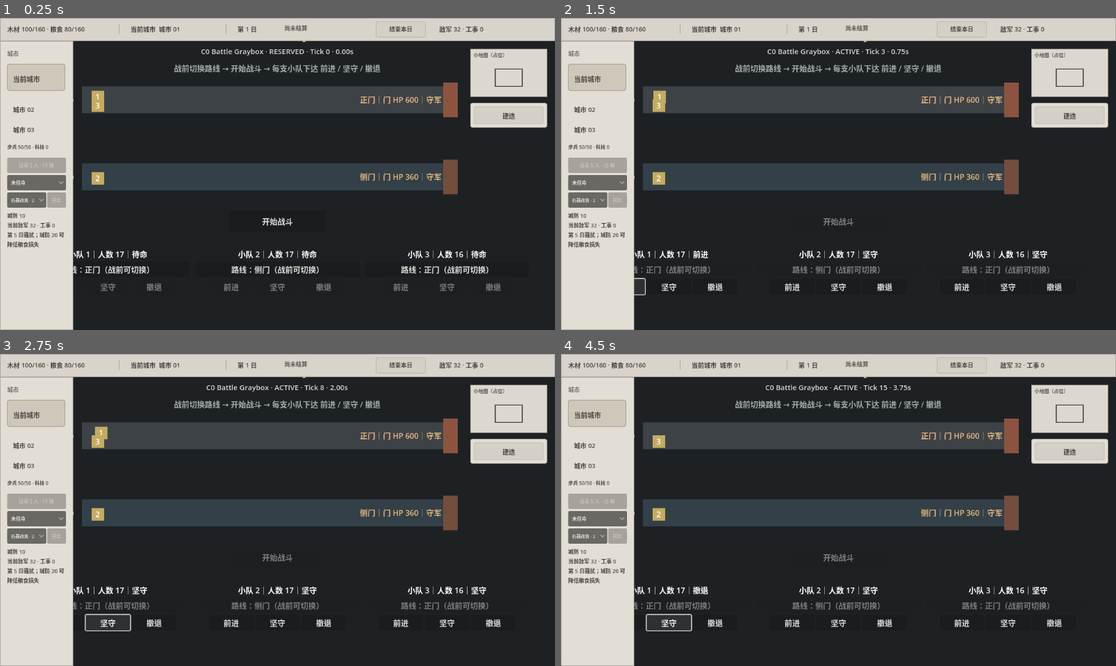
Above: before the commit, frames 1-4 (two rows, left to right).
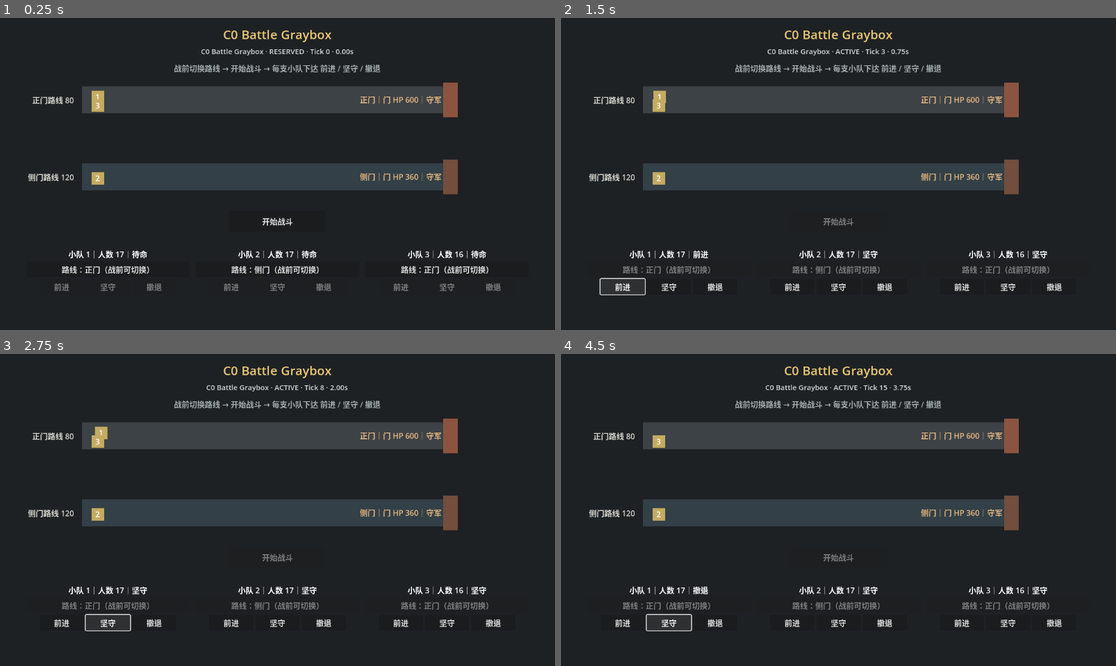
Above: after the commit, the same moments.

Repository: dodabojcuk-sys/Peace-Under-Heaven
Game: Godot game, scene res://scenes/c0_battle_graybox.tscn
Two runs of this game, one before a commit and one after it. Both use one fixed random seed, a clock stepped at 60 frames per second and the inputs below. This scene is started directly instead of the project's main scene.
Inputs:
- Up to frame 1 (0.25 s): no input
- Up to frame 2 (1.5 s): click "开始战斗" at 0.5 s; click "前进" at 1.25 s
- Up to frame 3 (2.75 s): click "坚守" at 2 s
- Up to frame 4 (4.5 s): click "撤退" at 2.75 s; click "前进" at 3.5 s; click "坚守" at 4.25 s

The runs differ from the first frame. In frame 1, 23% of the frame differs, in the area x 0-100%, y 0-100%; in frame 2, 23%; in frame 3, 23%; in frame 4, 23%.

Commit message:
test: close out C0 combat graybox

Diff:
--- a/scripts/combat/c0_battle_graybox.gd
+++ b/scripts/combat/c0_battle_graybox.gd
@@ -38,6 +38,8 @@
 
 var city_scene: Node2D
 var city_controller: Node
+var city_ui: CanvasLayer
+var city_camera: Camera2D
 var request: BattleRequest
 var _squad_ui: Dictionary = {}
 var _squad_markers: Dictionary = {}
@@ -140,13 +142,22 @@
 	result_panel.visible = false
 	result_input_blocker.visible = false
 	$UI/RootPanel.visible = false
+	city_ui.visible = true
 	city_scene.visible = true
 	city_scene.process_mode = Node.PROCESS_MODE_INHERIT
+	city_camera.enabled = true
+	city_camera.make_current()
 	return true
 
 
 func _complete_return_after_input_guard() -> void:
-	await get_tree().process_frame
+	var return_to_city := coordinator.return_contract
+	while (
+		return_to_city != null
+		and Engine.get_process_frames()
+			< return_to_city.city_input_restore_frame
+	):
+		await get_tree().process_frame
 	complete_return_for_test(Engine.get_process_frames())
 
 
@@ -154,7 +165,11 @@
 	city_scene = CITY_SCENE.instantiate()
 	city_container.add_child(city_scene)
 	city_controller = city_scene.get_node("ConstructionController")
+	city_ui = city_scene.get_node("UI")
+	city_camera = city_scene.get_node("Camera2D")
 	city_controller.infantry_count = DEBUG_PLAYER_COUNT
+	city_ui.visible = false
+	city_camera.enabled = false
 	city_scene.visible = false
 	city_scene.process_mode = Node.PROCESS_MODE_DISABLED
 	coordinator.configure(city_controller)
--- a/tests/run_c0c_graybox_scene_smoke.gd
+++ b/tests/run_c0c_graybox_scene_smoke.gd
@@ -34,8 +34,9 @@
 	)
 	_check(
 		not scene.city_scene.visible
+			and not scene.city_ui.visible
 			and scene.city_scene.process_mode == Node.PROCESS_MODE_DISABLED,
-		"战斗期间城市画面隐藏且输入处理禁用"
+		"战斗期间城市及 CanvasLayer 隐藏且输入处理禁用"
 	)
 	_check(
 		scene.request.phase == BattleRequest.PHASE_RESERVED,
--- a/tests/run_c0d_result_writeback_smoke.gd
+++ b/tests/run_c0d_result_writeback_smoke.gd
@@ -94,7 +94,7 @@
 		"重复确认返回同一摘要且不重复修改兵力或资源"
 	)
 
-	var return_contract := scene.request_return_to_city()
+	var return_contract := scene.coordinator.request_return_to_city()
 	_check(
 		return_contract != null
 			and not scene.complete_return_for_test(
@@ -102,21 +102,25 @@
 			),
 		"返回城市在至少一个输入保护帧前拒绝恢复"
 	)
-	_check(
-		scene.complete_return_for_test(
-			return_contract.city_input_restore_frame
-		)
+	scene.request_return_to_city()
+	await process_frame
+	await process_frame
+	_check(
+		not scene.get_node("UI/RootPanel").visible
 			and scene.complete_return_for_test(
 				return_contract.city_input_restore_frame
 			),
-		"达到保护帧后返回成功且重复返回幂等"
+		"异步达到保护帧后返回成功且重复返回幂等"
 	)
 	_check(
 		scene.city_scene.visible
 			and scene.city_scene.process_mode
 				== Node.PROCESS_MODE_INHERIT
+			and scene.city_camera.enabled
+			and scene.get_viewport().get_camera_2d()
+				== scene.city_camera
 			and not scene.get_node("UI/RootPanel").visible,
-		"返回后恢复城市画面与输入并隐藏战斗 UI"
+		"返回后恢复城市画面、Camera2D 与输入并隐藏战斗 UI"
 	)
 
 	await _check_historical_replay_without_reward(
--- /dev/null
+++ b/tests/run_c0e_combat_contract_smoke.gd
@@ -0,0 +1,297 @@
+extends SceneTree
+
+
+const CITY_SCENE: PackedScene = preload("res://scenes/blank_map.tscn")
+
+var failures: Array[String] = []
+
+
+func _initialize() -> void:
+	call_deferred("_run")
+
+
+func _run() -> void:
+	await _check_outcome_writebacks()
+	_check_route_choices()
+	_check_render_sampling_independence()
+	_finish()
+
+
+func _check_outcome_writebacks() -> void:
+	var victory: Dictionary = await _run_city_battle(
+		50,
+		1,
+		32,
+		0,
+		BattleOrder.Command.ADVANCE,
+		CommittedForceSnapshot.SIDE_ROUTE
+	)
+	_check(
+		victory.result.outcome == BattleOutcome.Value.VICTORY
+			and int(victory.after.infantry_count)
+				== 50 - int(victory.result.casualty_count)
+			and bool(victory.summary.first_clear_granted),
+		"胜利结果写回实际伤亡并授予一次首通"
+	)
+
+	var defeat: Dictionary = await _run_city_battle(
+		1,
+		12,
+		64,
+		2,
+		BattleOrder.Command.ADVANCE,
+		CommittedForceSnapshot.FRONT_ROUTE
+	)
+	_check(
+		defeat.result.outcome == BattleOutcome.Value.DEFEAT
+			and int(defeat.result.survivor_count) == 0
+			and int(defeat.after.infantry_count) == 0
+			and not bool(defeat.summary.first_clear_granted),
+		"全军失败扣除实际一人且不发奖励"
+	)
+
+	var retreat: Dictionary = await _run_city_battle(
+		8,
+		5,
+		40,
+		0,
+		BattleOrder.Command.RETREAT,
+		CommittedForceSnapshot.FRONT_ROUTE
+	)
+	_check(
+		retreat.result.outcome == BattleOutcome.Value.RETREAT
+			and int(retreat.result.survivor_count) == 8
+			and int(retreat.after.infantry_count) == 8
+			and not bool(retreat.summary.first_clear_granted),
+		"主动撤退返回全部幸存者且不发奖励"
+	)
+	_check(
+		int(victory.before.building_count)
+				== int(victory.after.building_count)
+			and int(victory.before.occupied_cell_count)
+				== int(victory.after.occupied_cell_count)
+			and int(defeat.before.building_count)
+				== int(defeat.after.building_count)
+			and int(retreat.before.occupied_cell_count)
+				== int(retreat.after.occupied_cell_count),
+		"胜败撤退均不污染城市建筑记录或占用格"
+	)
+
+
+func _run_city_battle(
+	player_count: int,
+	day: int,
+	enemy_count: int,
+	fortification: int,
+	command: BattleOrder.Command,
+	route_id: StringName
+) -> Dictionary:
+	var city_scene := CITY_SCENE.instantiate()
+	root.add_child(city_scene)
+	await process_frame
+	city_scene.visible = false
+	city_scene.process_mode = Node.PROCESS_MODE_DISABLED
+	var city: Node = city_scene.get_node("ConstructionController")
+	city.infantry_count = player_count
+	city.current_day = day
+	city.enemy_count = enemy_count
+	city.enemy_fortification = fortification
+	var coordinator := CombatTransactionCoordinator.new()
+	city_scene.add_child(coordinator)
+	coordinator.configure(city)
+	var request := coordinator.create_request(player_count)
+	for squad in request.committed_force.squads:
+		squad.route_id = route_id
+	_check(coordinator.activate_request(), "事务进入 ACTIVE")
+	var session := coordinator.create_session()
+	for squad in session.squads:
+		coordinator.issue_order(int(squad.squad_id), command)
+	var result := session.run_until_complete()
+	_check(
+		result != null
+			and result.is_consistent()
+			and coordinator.mark_result_pending(),
+		"实际演算结果进入 RESULT_PENDING"
+	)
+	var before: Dictionary = city.get_city_state()
+	var building_count: int = city.get_building_count()
+	var occupied_cell_count: int = city.get_occupied_cell_count()
+	var summary := coordinator.confirm_result()
+	var after: Dictionary = city.get_city_state()
+	before["building_count"] = building_count
+	before["occupied_cell_count"] = occupied_cell_count
+	after["building_count"] = city.get_building_count()
+	after["occupied_cell_count"] = city.get_occupied_cell_count()
+	var output := {
+		"result": result,
+		"summary": summary,
+		"before": before,
+		"after": after,
+	}
+	city_scene.queue_free()
+	await process_frame
+	return output
+
+
+func _check_route_choices() -> void:
+	var front := _make_session(
+		50,
+		1,
+		32,
+		0,
+		CommittedForceSnapshot.FRONT_ROUTE
+	)
+	var side := _make_session(
+		50,
+		1,
+		32,
+		0,
+		CommittedForceSnapshot.SIDE_ROUTE
+	)
+	for session in [front, side]:
+		for squad in session.squads:
+			session.issue_order(
+				int(squad.squad_id),
+				BattleOrder.Command.ADVANCE
+			)
+	var front_result := front.run_until_complete()
+	var side_result := side.run_until_complete()
+	_check(
+		front_result.outcome == BattleOutcome.Value.VICTORY
+			and front_result.breached_route
+				== CommittedForceSnapshot.FRONT_ROUTE
+			and side_result.outcome == BattleOutcome.Value.VICTORY
+			and side_result.breached_route
+				== CommittedForceSnapshot.SIDE_ROUTE,
+		"正门与侧门都通过各自路线状态产生真实胜利"
+	)
+	_check(
+		front_result.finished_tick != side_result.finished_tick
+			or front_result.casualty_count != side_result.casualty_count,
+		"两条路线的距离、城门与守军差异产生不同战斗轨迹"
+	)
+
+
+func _check_render_sampling_independence() -> void:
+	var dense := _make_session(
+		30,
+		8,
+		48,
+		1,
+		CommittedForceSnapshot.SIDE_ROUTE
+	)
+	var sparse := _make_session(
+		30,
+		8,
+		48,
+		1,
+		CommittedForceSnapshot.SIDE_ROUTE
+	)
+	for session in [dense, sparse]:
+		for squad in session.squads:
+			session.issue_order(
+				int(squad.squad_id),
+				BattleOrder.Command.ADVANCE
+			)
+	while not dense.completed:
+		dense.step_tick()
+		dense.get_state_digest()
+	var sample_stride := 7
+	while not sparse.completed:
+		for _index in range(sample_stride):
+			if sparse.completed:
+				break
+			sparse.step_tick()
+		sparse.get_state_digest()
+	var dense_digest := _result_digest(dense)
+	var sparse_digest := _result_digest(sparse)
+	_check(
+		dense_digest == sparse_digest,
+		"不同画面采样频率不改变整数 tick 战斗结果"
+	)
+	_check(
+		not dense.has_method("_process")
+			and not dense.has_method("_physics_process"),
+		"BattleSession 不依赖渲染帧或 delta"
+	)
+
+
+func _make_session(
+	player_count: int,
+	day: int,
+	enemy_count: int,
+	fortification: int,
+	route_id: StringName
+) -> BattleSession:
+	var role := UnitRole.new()
+	role.role_id = &"unit_role.infantry_basic"
+	role.hp = 100
+	role.attack = 10
+	role.armor = 0
+	role.move_speed = 1.0
+	var transaction_id := StringName(
+		"c0e-%d-%d-%d-%d" % [
+			player_count,
+			day,
+			enemy_count,
+			fortification,
+		]
+	)
+	var committed := CommittedForceSnapshot.create_default(
+		transaction_id,
+		player_count,
+		role,
+		&"",
+		[],
+		1.0,
+		1.0,
+		false
+	)
+	for squad in committed.squads:
+		squad.route_id = route_id
+	var enemy := EnemyForceSnapshot.create(
+		transaction_id,
+		day,
+		enemy_count,
+		fortification
+	)
+	var request := BattleRequest.new(
+		transaction_id,
+		&"first_map.main_assault.v0",
+		day,
+		committed,
+		enemy
+	)
+	request.phase = BattleRequest.PHASE_ACTIVE
+	return BattleSession.new(request)
+
+
+func _result_digest(session: BattleSession) -> String:
+	var result := session.result
+	return "%s|%d|%d|%d|%s|%s" % [
+		BattleOutcome.to_id(result.outcome),
+		result.finished_tick,
+		result.survivor_count,
+		result.enemy_casualties,
+		result.orders_digest,
+		session.get_state_digest(),
+	]
+
+
+func _check(condition: bool, description: String) -> void:
+	if condition:
+		print("PASS: %s" % description)
+	else:
+		failures.append(description)
+		push_error("FAIL: %s" % description)
+
+
+func _finish() -> void:
+	if failures.is_empty():
+		print("C0E_COMBAT_CONTRACT_SMOKE PASS")
+		quit(0)
+	else:
+		print("C0E_COMBAT_CONTRACT_SMOKE FAIL (%d)" % failures.size())
+		for failure in failures:
+			print(" - %s" % failure)
+		quit(1)
Not shown, added: tests/run_c0e_combat_contract_smoke.gd.uid
Not shown, changed: CURRENT_STATE.md
Not shown, changed: docs/architecture/MINIMUM_REAL_COMBAT_CONTRACT_V0.md
Not shown, changed: docs/design/FIRST_BATTLE_GRAYBOX_RULES_V0.md
Not shown, changed: docs/handoffs/C0_COMBAT_CONTRACT_DECISION_GATE.md
Not shown, added: docs/handoffs/C0_REAL_COMBAT_GRAYBOX_CLOSEOUT.md
Not shown, changed: docs/testing/C0_COMBAT_CONTRACT_TEST_MATRIX.md
